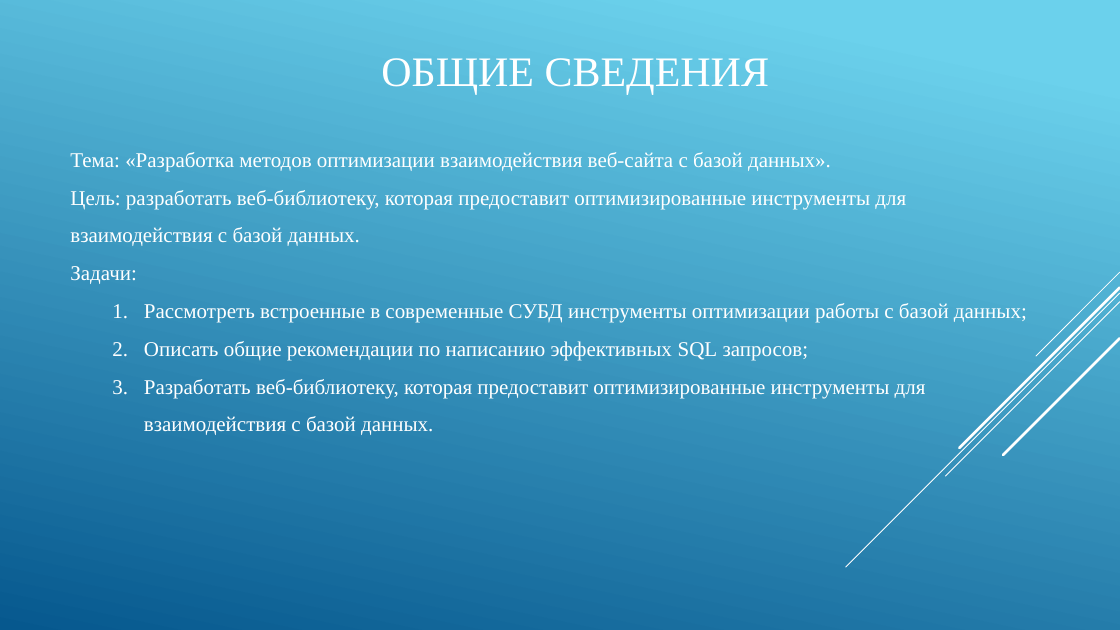
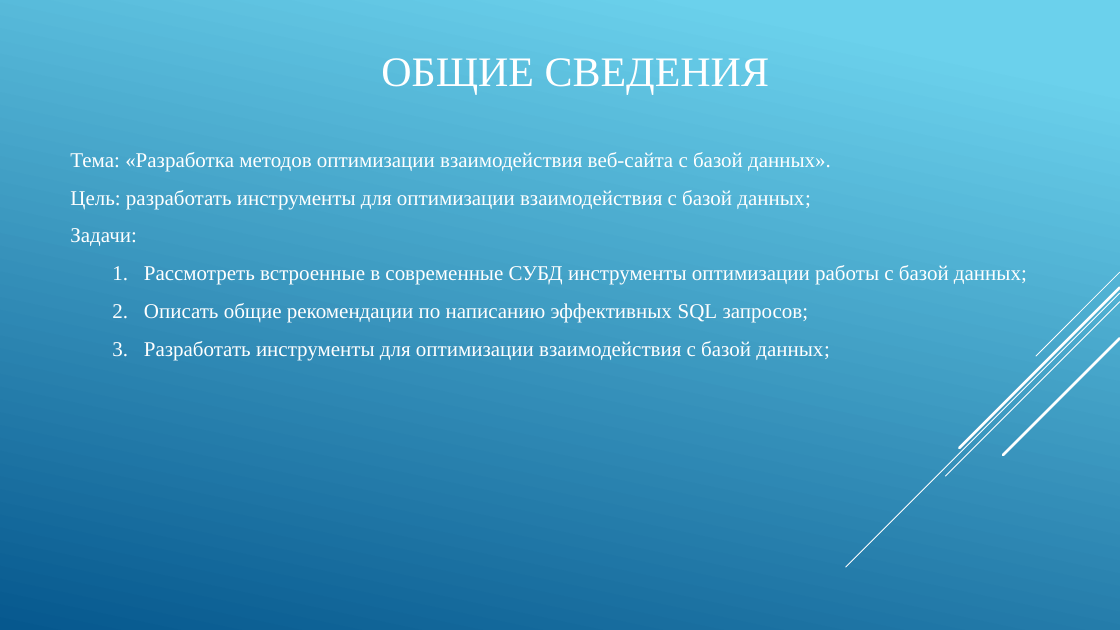
Before and after one commit to IgorTyutyunov/-, a slide deck: slide 2 of ВКР_5.pptx. Drawn at 1120x630 pixels with LibreOffice and Linux fonts; fonts in the diff are those of the drawing. Boxes give left, top, right and bottom in pixels: in the first picture for what was removed or moved away, otherwise in the second. Text is boxed around its words. In the diff, an @@ line names an element or a change of style, - is before the commit and + after.

```diff
--- a/ВКР_5.pptx
+++ b/ВКР_5.pptx
@@ text at (x1=70, y1=190, x2=811, y2=209): text changed @@
-Цель: разработать веб-библиотеку, которая предоставит оптимизированные инструменты для взаимодействия с базой данных.
+Цель: разработать инструменты для оптимизации взаимодействия с базой данных;
@@ text at (x1=144, y1=341, x2=830, y2=361): text changed @@
-  3. Разработать веб-библиотеку, которая предоставит оптимизированные инструменты для взаимодействия с базой данных.
+  3. Разработать инструменты для оптимизации взаимодействия с базой данных;
```
Also in this commit, not shown: 5 other slides changed, 11 slides added, 10 slides removed, 1 other file.
